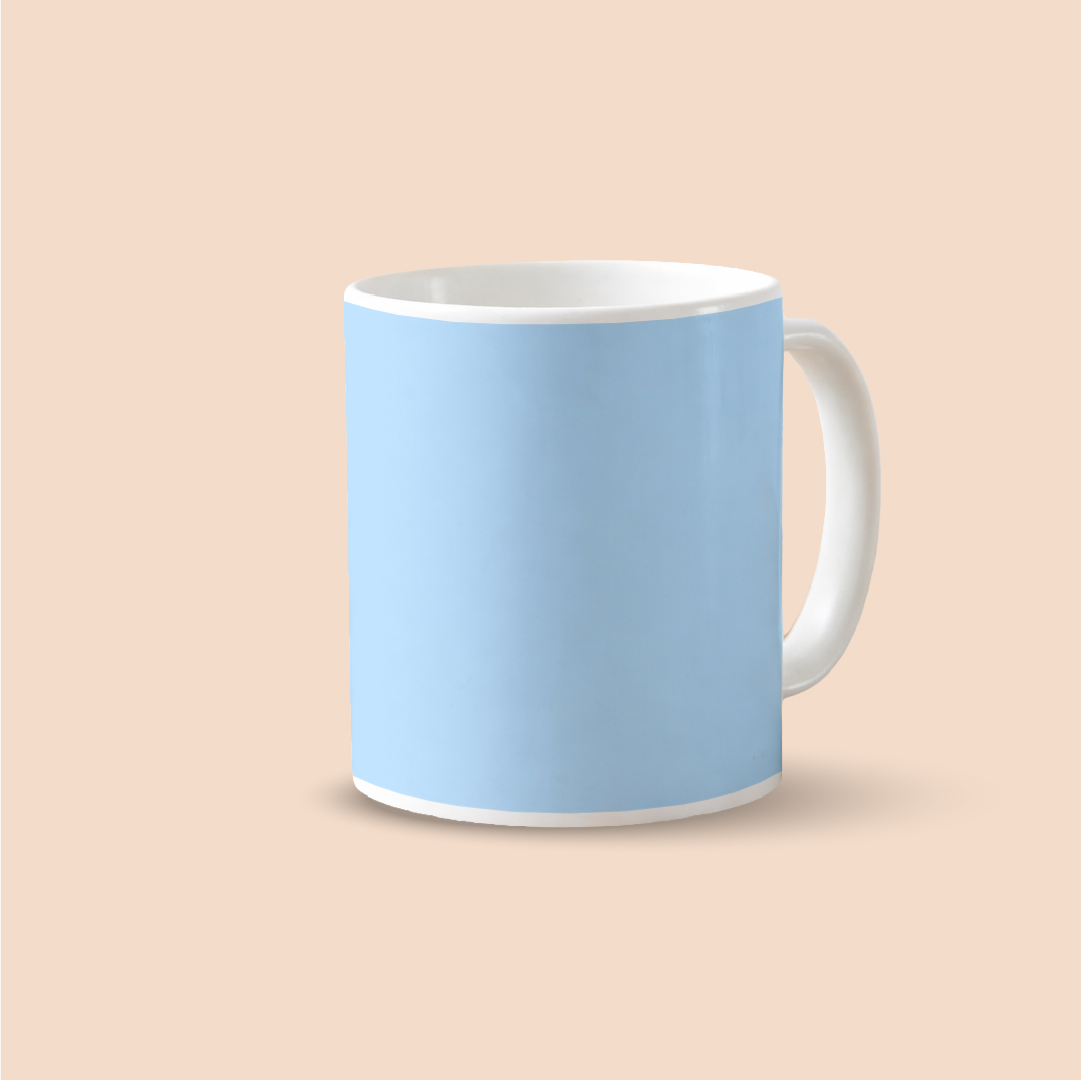
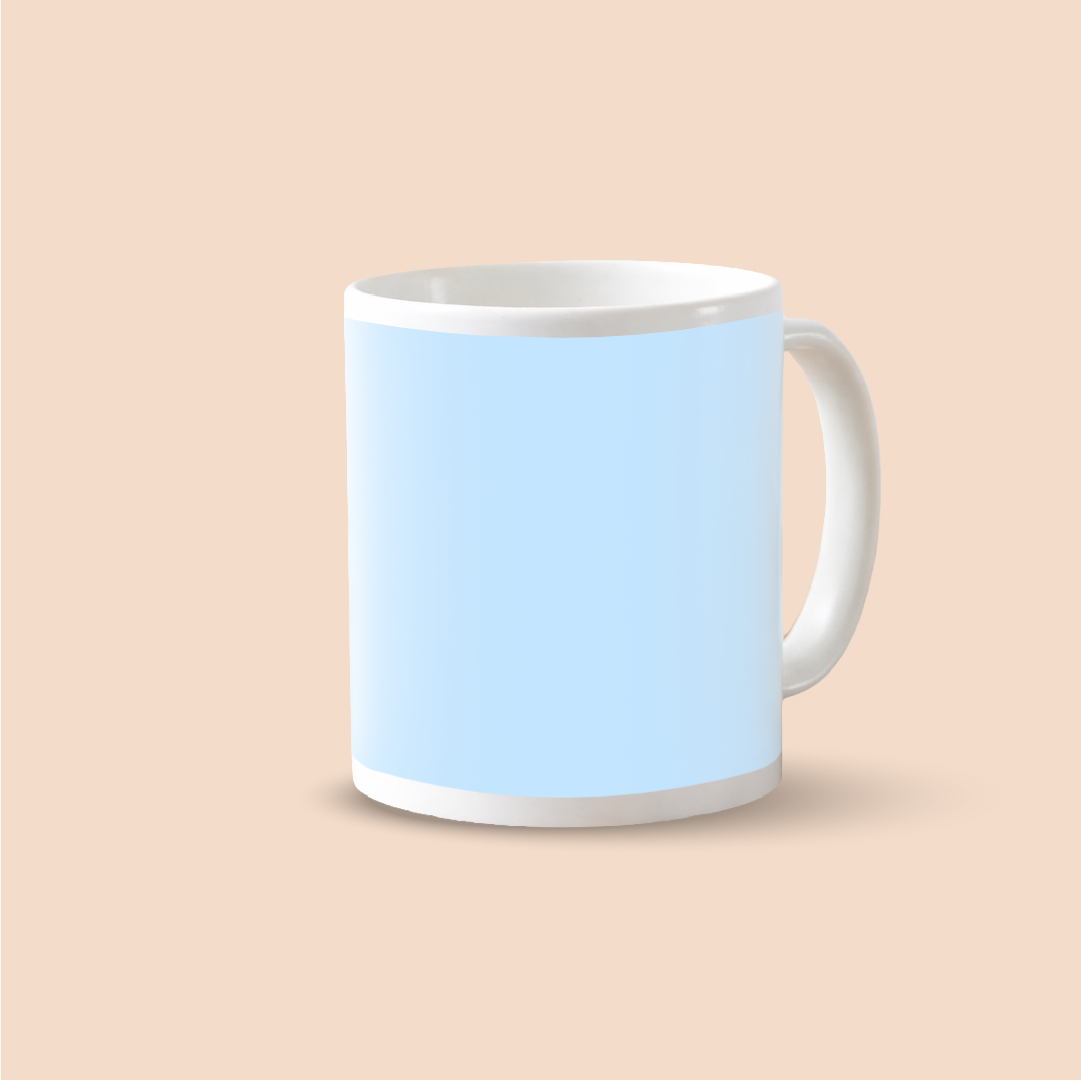
Two versions of the same layered image (1081 × 1080). Layer-by-layer changes:
"Rectangle 1": blend linear burn → normal, painted on it over (344, 297, 785, 814)
